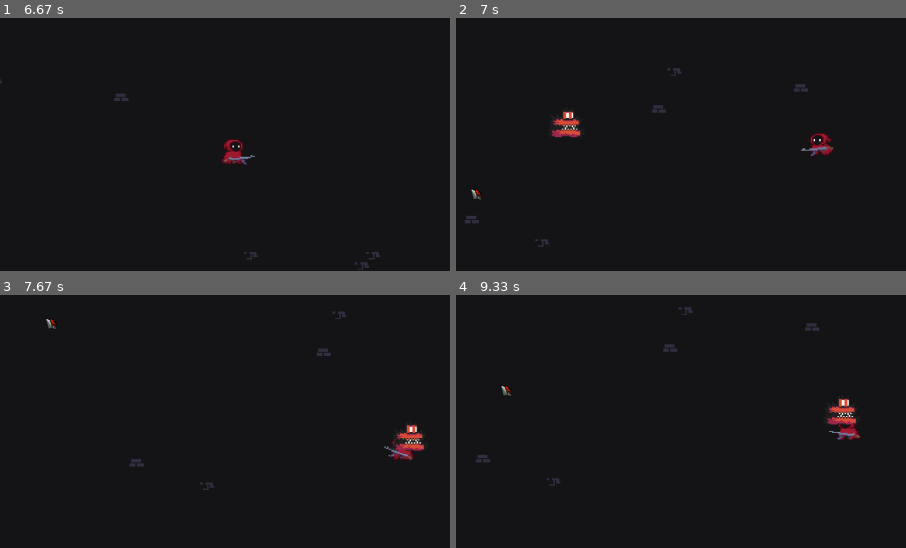
Above: before the commit, frames 1-4 (two rows, left to right).
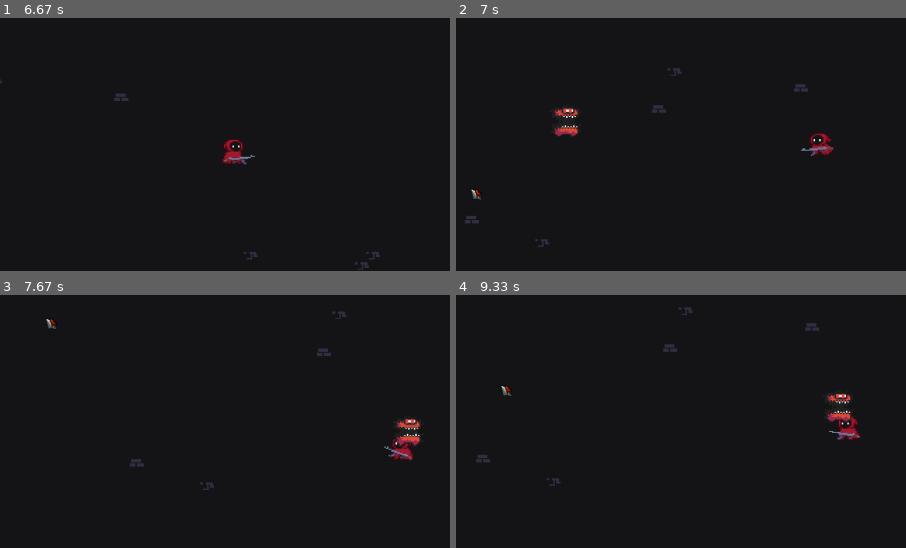
Above: after the commit, the same moments.

Repository: digotill/Survivor-Coursework-Project
Game: pygame game, started from Main Game Class.py
Same seed, same stepped clock (60 frames per second), same inputs: the game is played once before the commit and once after it.
Inputs (mouse positions are % of the whole screen's width and height, from its top left):
- Up to frame 1 (6.67 s): click "Play" at 0.38 s; hold D 0.67-1.13 s; move the mouse to (51, 57) at 0.7 s; hold W 1.17-1.47 s; move the mouse to (60, 72) at 1.2 s; hold D 1.5-1.97 s; move the mouse to (19, 74) at 1.53 s; hold A 2-2.53 s; move the mouse to (87, 85) at 2.03 s; hold S 2.57-2.87 s; move the mouse to (24, 13) at 2.6 s; hold A 2.9-3.3 s; move the mouse to (26, 30) at 2.93 s; hold W 3.33-3.7 s; move the mouse to (45, 76) at 3.37 s; hold D 3.73-4.37 s; move the mouse to (50, 62) at 3.77 s; hold S 4.4-4.77 s; move the mouse to (88, 88) at 4.43 s; hold A 4.8-5.27 s; move the mouse to (36, 29) at 4.83 s; hold D 5.3-5.77 s; move the mouse to (70, 42) at 5.33 s; hold W 5.8-6.1 s; move the mouse to (85, 76) at 5.83 s; hold D 6.13-6.6 s; move the mouse to (81, 48) at 6.17 s; hold A from 6.63 s (still down)
- Up to frame 2 (7 s): keep holding A; move the mouse to (17, 60) at 6.67 s
- Up to frame 3 (7.67 s): release A at 7.17 s; hold S 7.2-7.5 s; move the mouse to (19, 37) at 7.23 s; hold A from 7.53 s (still down); move the mouse to (21, 31) at 7.57 s
- Up to frame 4 (9.33 s): release A at 7.93 s; hold W 7.97-8.33 s; move the mouse to (72, 25) at 8 s; hold D 8.37-9 s; move the mouse to (26, 68) at 8.4 s; hold S from 9.03 s (still down); move the mouse to (21, 44) at 9.07 s
The pictures show only the part of the screen within x 16-66%, y 26-76%; the shares and areas given below are measured in that part.

Frame 1 is identical in both runs. In frame 2, 0.5% of the frame differs, in the area x 21-28%, y 35-48%; in frame 3, 0.6%, in the area x 87-95%, y 49-62%; in frame 4, 0.6%.

Commit message:
playing with code

Diff:
--- a/_internal/Classes/Entities.py
+++ b/_internal/Classes/Entities.py
@@ -95,22 +95,16 @@
 
           def update_facing(self):
                     if int(self.game.mouse_pos[0] * REN_RES[
-                              0] / self.game.display.width) < self.game.player.rect.centerx - self.game.small_window.pos.x:
-                              self.facing = "left"
-                    else:
-                              self.facing = "right"
+                              0] / self.game.display.width) < self.game.player.rect.centerx - self.game.small_window.pos.x: self.facing = "left"
+                    else: self.facing = "right"
 
           def update_velocity(self, dy, dx):
                     if dy != 0 or dx != 0:
-                              if self.current_vel + self.acceleration * self.game.dt < PLAYER_VEL:
-                                        self.current_vel += self.acceleration * self.game.dt
-                              else:
-                                        self.current_vel = PLAYER_VEL
-                    else:
-                              if self.current_vel - self.acceleration * self.game.dt > 0:
-                                        self.current_vel -= self.acceleration * self.game.dt
-                              else:
-                                        self.current_vel = 0
+                              if self.current_vel + self.acceleration * self.game.dt < PLAYER_VEL: self.current_vel += self.acceleration * self.game.dt
+                              else: self.current_vel = PLAYER_VEL
+                    else:
+                              if self.current_vel - self.acceleration * self.game.dt > 0: self.current_vel -= self.acceleration * self.game.dt
+                              else: self.current_vel = 0
 
           def update_frame(self):
                     self.frame += self.animation * self.game.dt
@@ -127,43 +121,55 @@
                     self.game.display_screen.blit(self.image, (self.pos.x - self.game.small_window.offset_rect.x,
                                                                self.pos.y - self.game.small_window.offset_rect.y))
 
-
 class Enemy(RectEntity, AnimatedEntity, AnimalEntity):
-          def __init__(self, game, coordinates, res, vel, name, health, damage, images, angle=None,
-                       animation=ANIMATION_SPEED):
-                    RectEntity.__init__(self, game, coordinates, res, vel, name, angle)
-                    AnimatedEntity.__init__(self, game, images, animation)
-                    AnimalEntity.__init__(self, game, health, damage)
-
-          def blit(self):
-                    if self.facing == "left":
-                              sprite = pygame.transform.flip(self.images[int(self.frame) % len(self.images) - 1], True,
-                                                             False)
-                    else:
-                              sprite = self.images[int(self.frame) % len(self.images) - 1]
-                    self.game.display_screen.blit(sprite, (self.pos.x - self.game.small_window.offset_rect.x,
-                                                           self.pos.y - self.game.small_window.offset_rect.y))
-
-          def update_facing(self):
-                    if self.game.player.pos.x - self.pos.x > 0:
-                              self.facing = "right"
-                    elif self.game.player.pos.x - self.pos.x < 0:
-                              self.facing = "left"
-
-          def update(self):
-                    if (abs(self.game.player.pos.x + 0.5 * self.game.player.res[
-                              0] - self.pos.x - 0.5 * self.rect.width) +
-                            abs(self.game.player.pos.y + 0.5 * self.game.player.res[
-                                      1] - self.pos.y - 0.5 * self.rect.height) > 25):
-                              new_angle = self.calc_angle()
-                              rotate = self.angle - new_angle
-                              self.vel_vector.rotate_ip(rotate)
-                              self.angle = new_angle
-                              self.pos.x += self.vel_vector.x * self.game.dt
-                              self.pos.y += self.vel_vector.y * self.game.dt
-                              self.rect.x = self.pos.x
-                              self.rect.y = self.pos.y
-
+    def __init__(self, game, coordinates, res, vel, name, health, damage, images, angle=None, animation=ANIMATION_SPEED):
+        RectEntity.__init__(self, game, coordinates, res, vel, name, angle)
+        AnimatedEntity.__init__(self, game, images, animation)
+        AnimalEntity.__init__(self, game, health, damage)
+        self.facing = "right"
+
+    def update(self):
+        if self.should_move():
+            self.move()
+        self.update_facing()
+        self.update_frame()
+
+    def should_move(self):
+        distance = self.distance_to_player()
+        return distance > ENEMY_STOPPING_DISTANCE
+
+    def distance_to_player(self):
+        player_center = self.game.player.pos + v2(self.game.player.res) * 0.5
+        enemy_center = self.pos + v2(self.res) * 0.5
+        return (player_center - enemy_center).length()
+
+    def move(self):
+        new_angle = self.calc_angle()
+        self.rotate_velocity(new_angle)
+        self.update_position()
+
+    def rotate_velocity(self, new_angle):
+        rotate = self.angle - new_angle
+        self.vel_vector.rotate_ip(rotate)
+        self.angle = new_angle
+
+    def update_position(self):
+        self.pos += self.vel_vector * self.game.dt
+        self.rect.topleft = self.pos
+
+    def update_facing(self):
+        self.facing = "right" if self.game.player.pos.x > self.pos.x else "left"
+
+    def blit(self):
+        sprite = self.get_current_sprite()
+        draw_pos = self.pos - (self.game.small_window.offset_rect.x, self.game.small_window.offset_rect.y)
+        self.game.display_screen.blit(sprite, draw_pos)
+
+    def get_current_sprite(self):
+        sprite = self.images[int(self.frame) % len(self.images)]
+        if self.facing == "left":
+            return pygame.transform.flip(sprite, True, False)
+        return sprite
 
 class Gun:
           def __init__(self, game, gunImage, gun_res, distance):
--- a/_internal/Classes/Managers.py
+++ b/_internal/Classes/Managers.py
@@ -9,18 +9,15 @@
           def __init__(self, game):
                     self.game = game
                     self.grid = SpatialHash(game)
-                    self.enemy_list = set()
                     self.spawn_cooldown = ENEMY_SPAWN_RATE
                     self.last_spawn = 0
-                    self.damage_multiplier = 1
-                    self.health_multiplier = 1
 
           def update_enemies(self):
                     for enemy in self.grid.items:
                               enemy.update()
                               enemy.update_frame()
                               enemy.update_facing()
-                              if enemy.dead: self.enemy_list.remove(enemy)
+                              if enemy.dead: self.grid.items.remove(enemy)
                     self.add_enemies()
                     self.grid.rebuild()
 
@@ -30,9 +27,12 @@
           def add_enemies(self):
                     if time.time() - self.last_spawn > self.spawn_cooldown:
                               self.last_spawn = time.time()
-                              coordinates = random_xy(pygame.Rect(0, 0, self.game.big_window[0], self.game.big_window[1]), self.game.small_window.rect, ENEMY_RES[0], ENEMY_RES[1])
-                              angle = v2(self.game.player.pos.x + 0.5 * self.game.player.res[0] - coordinates[0], self.game.player.pos.y + 0.5 * self.game.player.res[1] - coordinates[1]).angle_to((0, 1))
-                              entity = Enemy(self.game, coordinates, ENEMY_RES, ENEMY_VEL, ENEMY_NAME, ENEMY_HEALTH, ENEMY_DAMAGE, Enemy_idle, angle)
+                              coordinates = random_xy(pygame.Rect(0, 0, self.game.big_window[0], self.game.big_window[1]),
+                                                      self.game.small_window.rect, ENEMY_RES[0], ENEMY_RES[1])
+                              angle = v2(self.game.player.pos.x + 0.5 * self.game.player.res[0] - coordinates[0],
+                                         self.game.player.pos.y + 0.5 * self.game.player.res[1] - coordinates[1]).angle_to((0, 1))
+                              entity = Enemy(self.game, coordinates, ENEMY_RES, ENEMY_VEL, ENEMY_NAME, ENEMY_HEALTH,
+                                             ENEMY_DAMAGE, Enemy_idle, angle)
                               self.grid.insert(entity)
 
 
--- a/_internal/Utilities/Save_Load_System.py
+++ b/_internal/Utilities/Save_Load_System.py
@@ -2,7 +2,7 @@
 import os
 
 class SaveLoadSystem:
-    def __init__(self, file_extension, save_folder):
+    def __init__(self, file_extension, save_folder):  #".save", "save_data"
         self.file_extension = file_extension
         self.save_folder = save_folder
 
@@ -18,7 +18,7 @@
     def check_for_file(self, name):
         return os.path.exists(self.save_folder+"/"+name+self.file_extension)
 
-    def load_game_data(self, files_to_load, default_data):
+    def load_game_data(self, files_to_load, default_data): # can load multiple like this ["entities", "number"], [[], 1]
         variables = []
         for index, file in enumerate(files_to_load):
             if self.check_for_file(file):
@@ -31,6 +31,6 @@
         else:
             return variables[0]
 
-    def save_game_data(self, data_to_save, file_names):
+    def save_game_data(self, data_to_save, file_names): # [entities, number], ["entities", "number"]
         for index, file in enumerate(data_to_save):
             self.save_data(file, file_names[index])
--- a/_internal/Variables/Variables.py
+++ b/_internal/Variables/Variables.py
@@ -33,6 +33,7 @@
 ENEMY_BULLET_DAMAGE = 10
 ENEMY_BULLET_LIFETIME = 1000
 ENEMY_BULLET_SPEED = 700
+ENEMY_STOPPING_DISTANCE = 25
 ENEMY_NAME = "Enemy"
 
 BG_ENTITIES_DENSITY = 30
